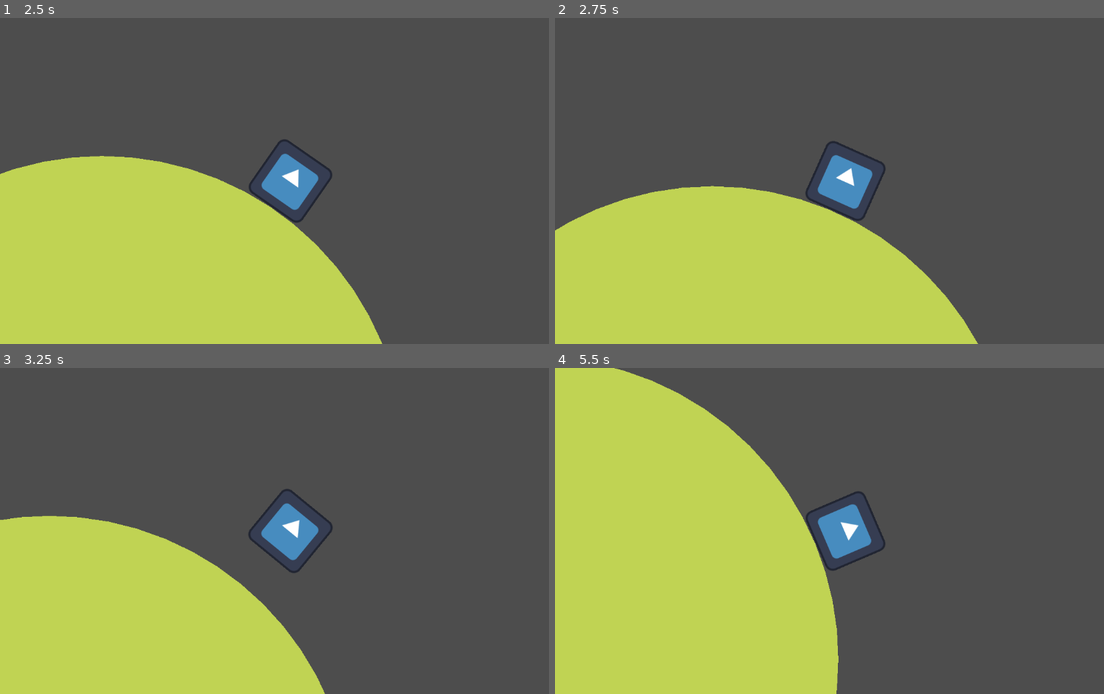
Above: before the commit, frames 1-4 (two rows, left to right).
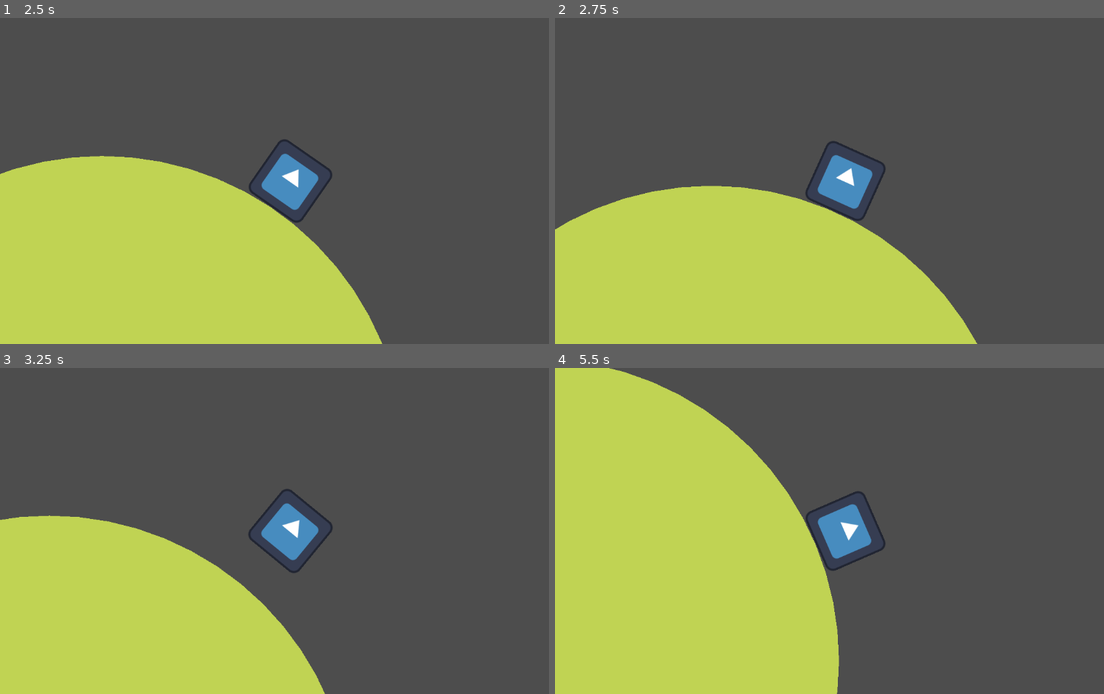
Above: after the commit, the same moments.

Repository: Enzo-Nacly/Dust
Game: Godot game, scene res://assets/game/main.tscn
The game is run twice, just before and just after one commit, with the same random seed, the same clock (stepped at 60 frames per second) and the same inputs. The engine's default icon, where the game draws it, is replaced by a stand-in: a white triangle on a blue panel in a dark square.
Inputs:
- Up to frame 1 (2.5 s): tap Enter (ui_accept) at 0.5, 0.77, 1.52 s; hold Right (ui_right) 0.53-2.03 s; hold Left (ui_left) from 2.03 s (still down)
- Up to frame 2 (2.75 s): keep holding Left (ui_left)
- Up to frame 3 (3.25 s): release Left (ui_left) at 2.78 s; hold Right (ui_right) from 2.78 s (still down); tap Enter (ui_accept) at 3.02 s
- Up to frame 4 (5.5 s): tap Enter (ui_accept) at 3.77, 4.52 s; release Right (ui_right) at 4.28 s; hold Left (ui_left) 4.28-5.03 s; hold Right (ui_right) from 5.03 s (still down)

Frame 1 is identical in both runs. In frame 2, 0.2% of the frame differs, in the area x 0-78%, y 38-100%; in frame 3, less than 0.1%; in frame 4, 0.2%, in the area x 9-60%, y 0-100%.

Commit message:
atrito implementado e movement_component refactorizado (ficou lindo)

Diff:
--- a/scripts/movement_componet.gd
+++ b/scripts/movement_componet.gd
@@ -5,7 +5,7 @@
 
 const VELOCIDADE_ANGULAR : float = 1.0/30.0
 const MULTIPLICADOR_VELOCIDADE : float = 10**2
-const INTENSIDADE_ATRITO : float = 50.0
+const INTENSIDADE_ATRITO : float = 500.0
 
 var entidade : CharacterBody2D
 
@@ -13,35 +13,37 @@
 func setup(_entidade : Node2D) -> void:
 	entidade = _entidade
 
-func mover() -> void:
-	#var direcao : float = Input.get_axis("ui_left", "ui_right")
-	#
-	#if entidade.motion_mode == CharacterBody2D.MOTION_MODE_GROUNDED:
-		#var incremento_velocidade : float = direcao * velocidade * MULTIPLICADOR_VELOCIDADE
-		#
-		#var vetor_lateral : float = entidade.velocity.dot(entidade.transform.x)
-		#
-		#entidade.velocity -= entidade.transform.x * vetor_lateral
-		#
-		#entidade.velocity += entidade.transform.x * incremento_velocidade
-	#
-	#else:
-		#entidade.rotate(VELOCIDADE_ANGULAR * direcao)
+func mover(delta : float) -> void:
+	var direcao : float = Input.get_axis("ui_left", "ui_right")
+
+	if entidade.motion_mode != CharacterBody2D.MOTION_MODE_GROUNDED:
+		entidade.rotate(VELOCIDADE_ANGULAR * direcao)
+		return
+
+	if direcao != 0.0:
+		aplicar_movimento(direcao)
+
+	if entidade.is_on_floor():
+		aplicar_atrito(delta)
 
 
-	var direcao : float = Input.get_axis("ui_left", "ui_right")
+func aplicar_movimento(direcao : float) -> void:
+	var incremento_velocidade : float = direcao * velocidade * MULTIPLICADOR_VELOCIDADE
+	var nova_velocidade_lateral : Vector2 = entidade.transform.x * incremento_velocidade
 
-	if entidade.motion_mode == CharacterBody2D.MOTION_MODE_GROUNDED:
-		if(direcao != 0.0):
-			var incremento_velocidade : float = direcao * velocidade * MULTIPLICADOR_VELOCIDADE
+	var modulo_velocidade_lateral : float = entidade.velocity.dot(entidade.transform.x)
+	var velocidade_lateral : Vector2 = entidade.transform.x * modulo_velocidade_lateral
 
-			var vetor_lateral : float = entidade.velocity.dot(entidade.transform.x)
+	entidade.velocity -= velocidade_lateral
+	entidade.velocity += nova_velocidade_lateral
 
-			entidade.velocity -= entidade.transform.x * vetor_lateral
 
-			entidade.velocity += entidade.transform.x * incremento_velocidade
+func aplicar_atrito(delta : float) -> void:
+	var modulo_velocidade_lateral : float = entidade.velocity.dot(entidade.transform.x)
+	var velocidade_lateral : Vector2 = entidade.transform.x * modulo_velocidade_lateral
 
-		#elif(entidade.is_on_floor()):
-			#entidade.velocity -= entidade.transform.x * INTENSIDADE_ATRITO
-	else:
-		entidade.rotate(VELOCIDADE_ANGULAR * direcao)
+	var modulo_velocidade_lateral_atritada : float = move_toward(modulo_velocidade_lateral, 0, INTENSIDADE_ATRITO * delta)
+	var velocidade_lateral_atritada : Vector2 = entidade.transform.x * modulo_velocidade_lateral_atritada
+
+	entidade.velocity -= velocidade_lateral
+	entidade.velocity += velocidade_lateral_atritada
--- a/scripts/player.gd
+++ b/scripts/player.gd
@@ -13,7 +13,7 @@
 
 
 func _physics_process(delta: float) -> void:
-	movement_component.mover()
+	movement_component.mover(delta)
 
 	var forca_gravitacional : Vector2 = planet.pegar_gravidade_em(self.global_position)
 
